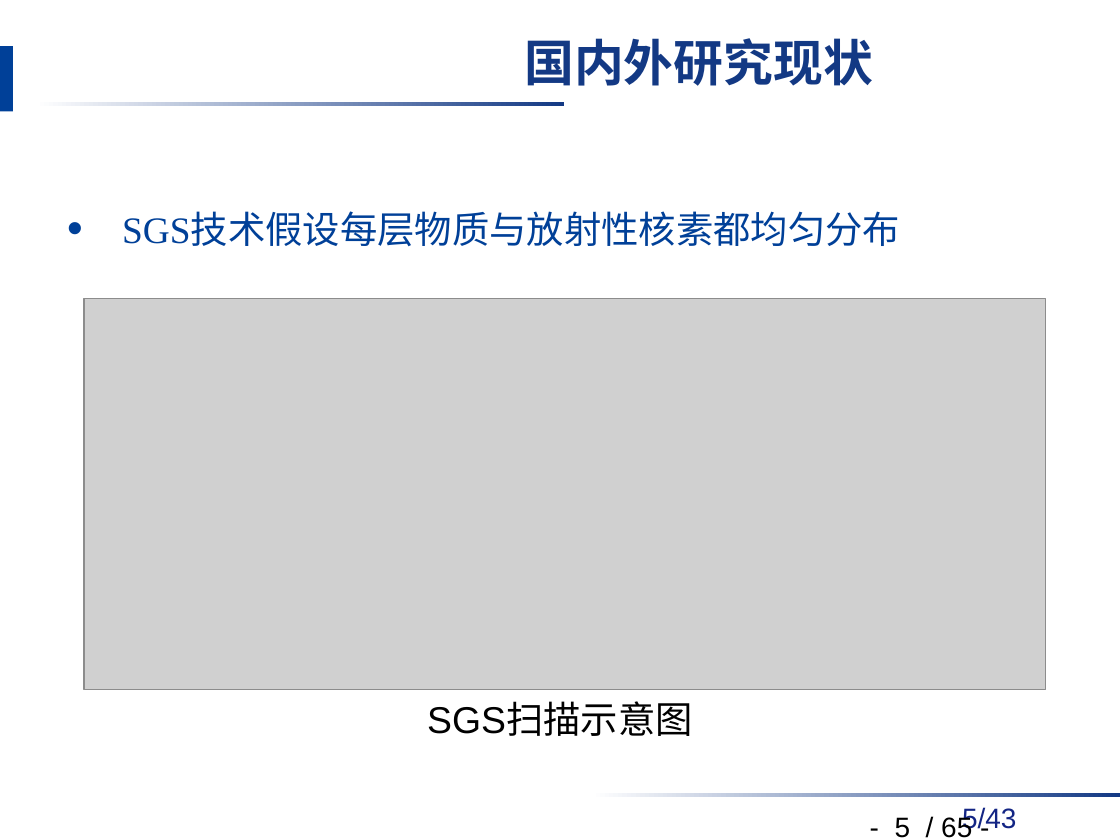
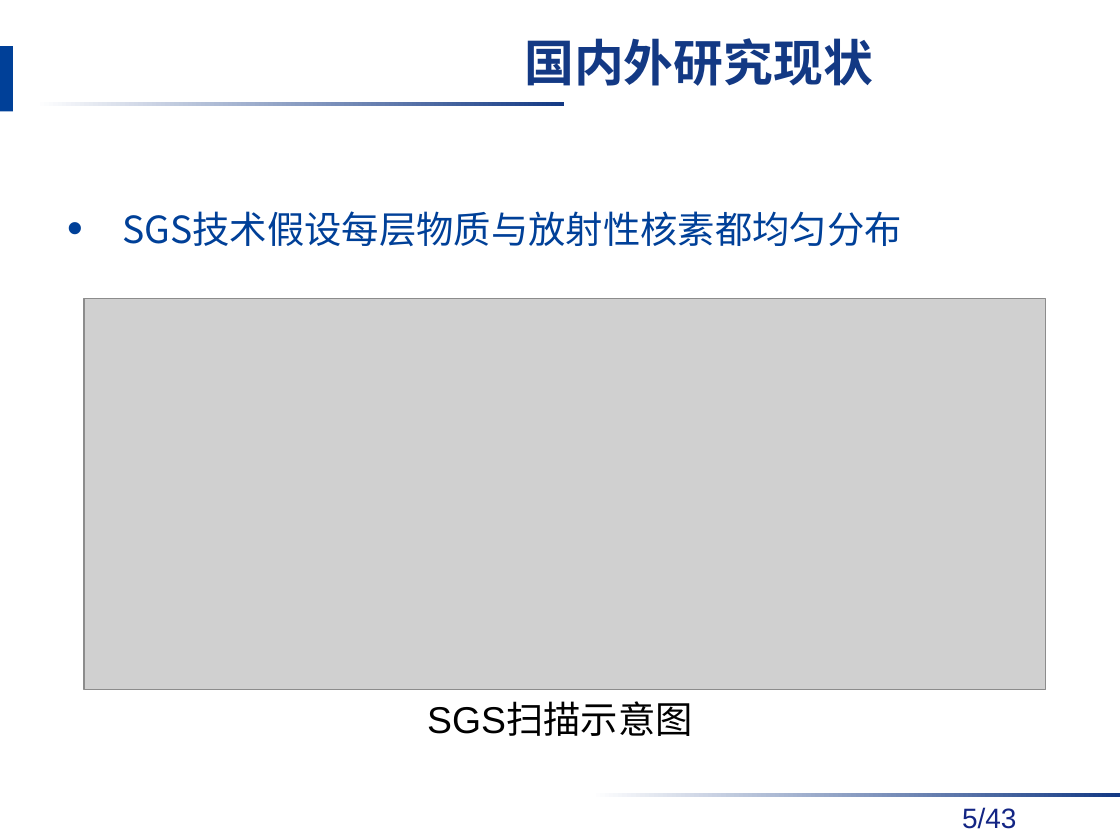
Before and after one commit to danxibao/NDAPapers, a slide deck: slide 5 of 答辩/毕业答辩报告v2-饶开源.pptx. Drawn at 1120x840 pixels with LibreOffice and Linux fonts; fonts in the diff are those of the drawing; grey boxes stand for pictures; background and template pictures are left out. Boxes give left, top, right and bottom in pixels: in the first picture for what was removed or moved away, otherwise in the second. Text is boxed around its words. In the diff, an @@ line names an element or a change of style, - is before the commit and + after.

```diff
--- a/答辩/毕业答辩报告v2-饶开源.pptx
+++ b/答辩/毕业答辩报告v2-饶开源.pptx
@@ text "SGS技术假设每层物质与放射性核素都均匀分布" at (x1=122, y1=211, x2=902, y2=246): font Times New Roman to Noto Sans CJK SC @@
@@ page number removed at (x1=895, y1=815, x2=972, y2=838) @@
-- 5 / 65 -
```
Also in this commit, not shown: 20 other slides changed.
